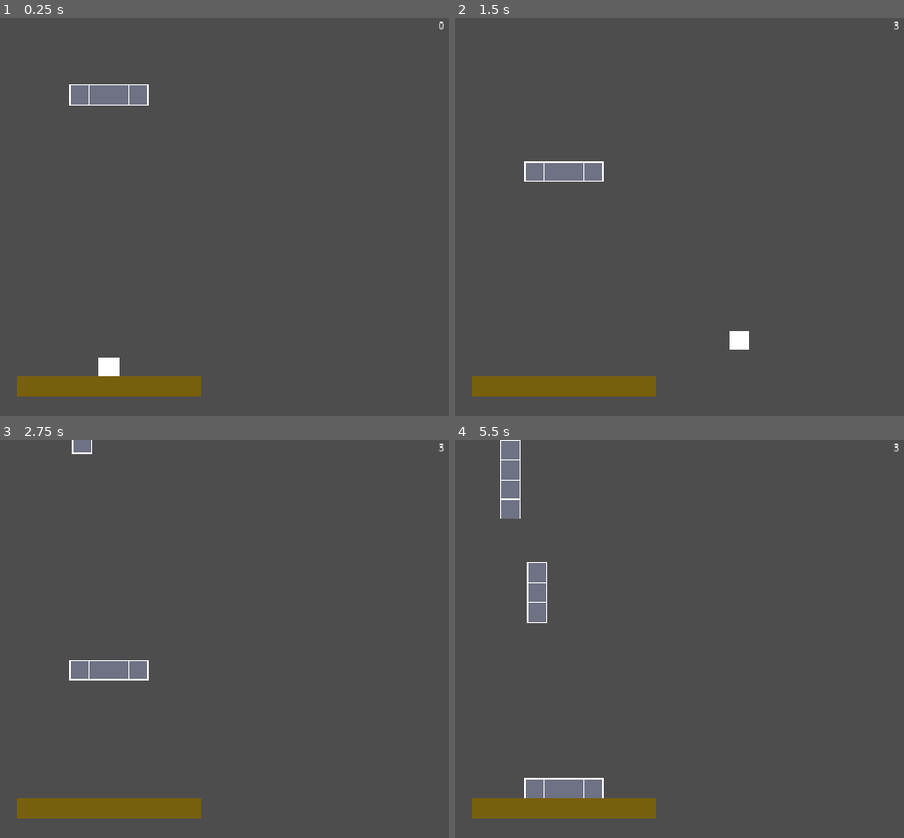
Above: before the commit, frames 1-4 (two rows, left to right).
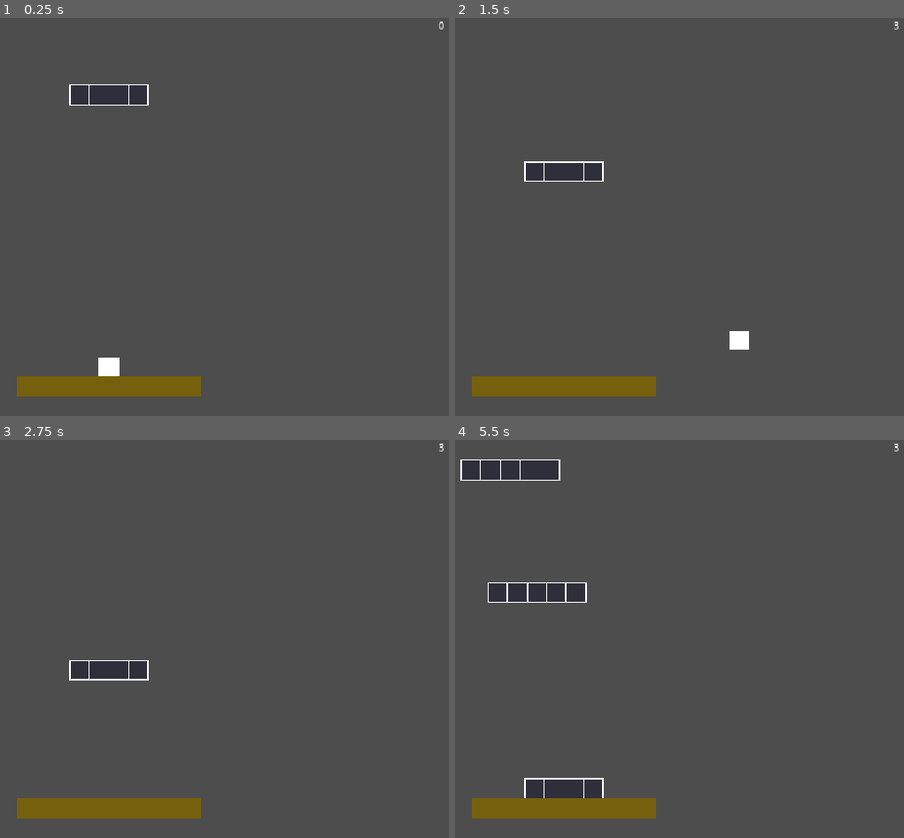
Above: after the commit, the same moments.

Repository: NxtCreator/heap
Game: Godot game, scene res://scenes/main.tscn
Same seed, same stepped clock (60 frames per second), same inputs: the game is played once before the commit and once after it.
Inputs (mouse positions are in pixels of both pictures, inside the frame that each line leads up to):
- Up to frame 1 (0.25 s): no input
- Up to frame 2 (1.5 s): tap Enter at 0.5 s; move the mouse to (719, 197) at 0.52 s; hold Right (move_right) from 0.53 s (still down); tap Alt at 0.6 s; click (719, 197) at 0.67 s; tap Up (move_up) at 0.77 s; move the mouse to (outside the picture) at 1.27 s; tap Shift at 1.35 s
- Up to frame 3 (2.75 s): tap Up (move_up) at 1.52 s; move the mouse to (179, 551) at 2.02 s; release Right (move_right) at 2.03 s; hold Left (move_left) from 2.03 s (still down); tap Alt at 2.1 s
- Up to frame 4 (5.5 s): move the mouse to (526, 718) at 2.77 s; release Left (move_left) at 2.78 s; hold Right (move_right) 2.78-4.28 s; tap Shift at 2.85, 4.35 s; click (526, 718) at 2.92 s; tap Up (move_up) at 3.02, 3.77, 4.52 s; move the mouse to (778, 698) at 3.52 s; tap Alt at 3.6, 5.1 s; move the mouse to (outside the picture) at 4.27 s; hold Left (move_left) 4.28-5.03 s; move the mouse to (598, 639) at 5.02 s; hold Right (move_right) from 5.03 s (still down); click (598, 639) at 5.17 s

The runs differ from the first frame. In frame 1, 0.8% of the frame differs, in the area x 15-33%, y 16-22%; in frame 2, 0.7%; in frame 3, 0.9%; in frame 4, 4.1%, in the area x 1-33%, y 0-90%.

Commit message:
Pick block length from separate lists so standing blocks can't exceed a jumpable 3 cells

Diff:
--- a/scripts/main.gd
+++ b/scripts/main.gd
@@ -13,13 +13,13 @@
 
 func _on_timer_timeout() -> void:
 	var platform = PLATFORM.instantiate()
-	var block_sizes = [32, 64, 96, 128, 160]
-	var length = block_sizes.pick_random()
+	var sleeping_block_sizes = [32, 64, 96, 128, 160]
+	var standing_block_sizes = [64, 96]
 	add_child(platform)
 	if randf() < 0.5:
-		platform.set_size(length, 32)
+		platform.set_size(sleeping_block_sizes.pick_random(), 32)
 	else:
-		platform.set_size(32, length)
+		platform.set_size(32, standing_block_sizes.pick_random())
 	platform.global_position = Vector2(randf_range(MIN_X, MAX_X), $Camera2D.position.y - 424)
 	platform.landed.connect(_on_platform_landed)
 
--- a/scripts/platform.gd
+++ b/scripts/platform.gd
@@ -32,7 +32,7 @@
 			draw_rect(Rect2(cell_pos, Vector2(32, 32)), Palette.FG, false, 2)
 
 func _ready() -> void:
-	$Polygon2D.color = Palette.MID
+	$Polygon2D.color = Palette.DARK
 
 # Called every frame. 'delta' is the elapsed time since the previous frame.
 func _physics_process(delta: float) -> void:
